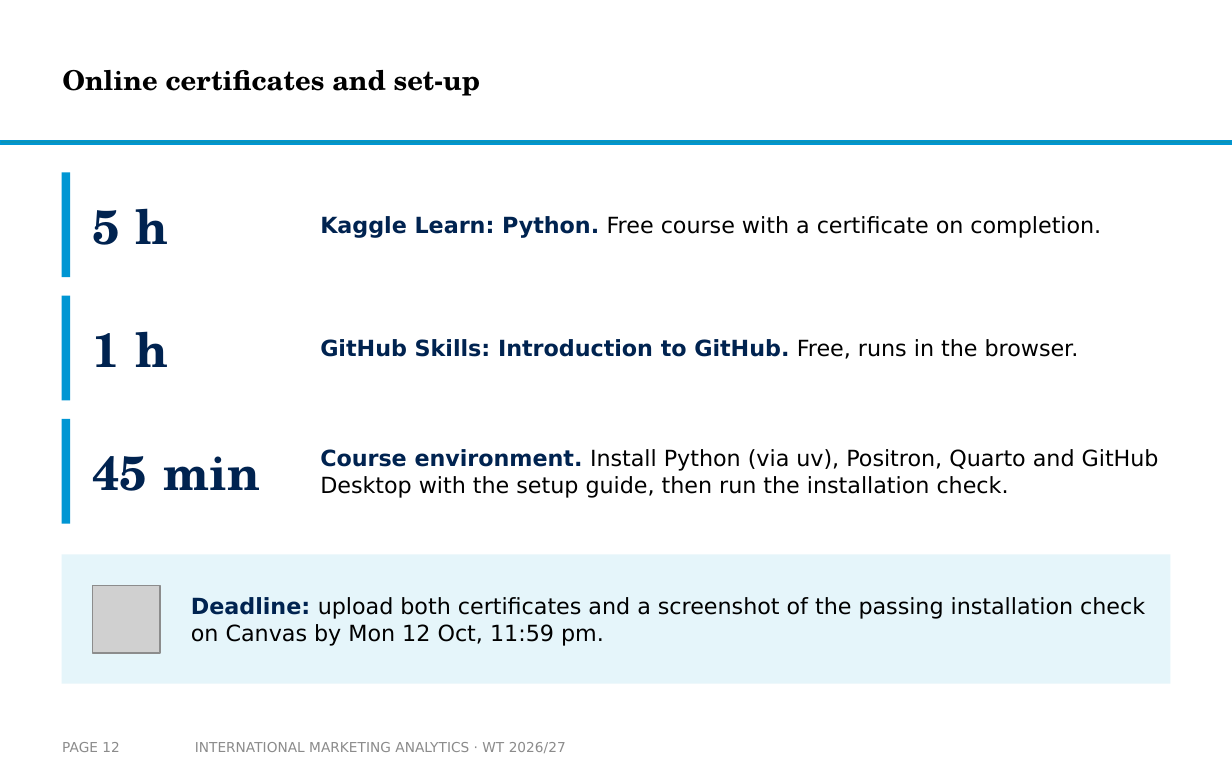
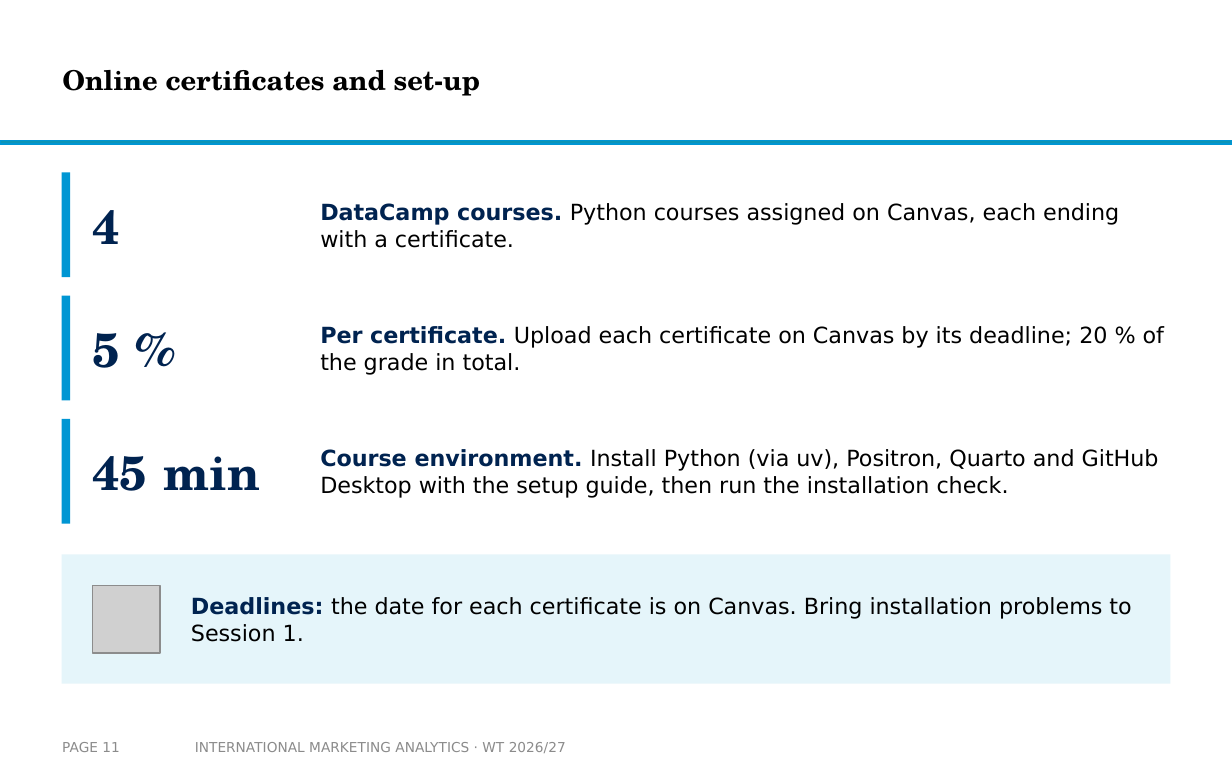
Before and after one commit to arnefloh-wu/International-Marketing-Analytics, a slide deck: slide 11 of slides/00a_course-content-and-style_WT26-27.pptx (slide 12 before the commit). Drawn at 1232x770 pixels with LibreOffice and Linux fonts; fonts in the diff are those of the drawing; grey boxes stand for pictures; background and template pictures are left out. Boxes give left, top, right and bottom in pixels: in the first picture for what was removed or moved away, otherwise in the second. Text is boxed around its words. In the diff, an @@ line names an element or a change of style, - is before the commit and + after.

```diff
--- a/slides/00a_course-content-and-style_WT26-27.pptx
+++ b/slides/00a_course-content-and-style_WT26-27.pptx
@@ text at bbox=[320, 203, 1119, 248]: text changed @@
-Kaggle Learn: Python. Free course with a certificate on completion.
+DataCamp courses. Python courses assigned on Canvas, each ending with a certificate.
@@ text at bbox=[92, 210, 120, 244]: text changed @@
-5 h
+4
@@ text at bbox=[320, 326, 1164, 375]: text changed; text colour #002350 to #000000; bold off @@
-GitHub Skills: Introduction to GitHub. Free, runs in the browser.
+Per certificate. Upload each certificate on Canvas by its deadline; 20 % of the grade in total.
@@ text at bbox=[92, 333, 120, 368]: text changed @@
-1 h
+5 %
@@ text at bbox=[191, 597, 1131, 642]: text changed @@
-Deadline: upload both certificates and a screenshot of the passing installation check on Canvas by Mon 12 Oct, 11:59 pm.
+Deadlines: the date for each certificate is on Canvas. Bring installation problems to Session 1.
@@ page number at bbox=[62, 742, 119, 752]: text changed @@
-PAGE 12
+PAGE 11
```
Also in this commit, not shown: 6 other slides changed, 2 slides added, 5 slides removed, 23 other files.
